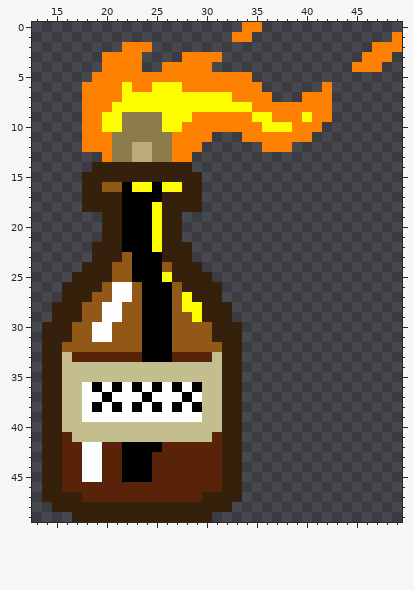
A pixel-art sprite gets an edit: GameFrame/img/bomba/molotov3.png. Above, as it was before the edit.
The file is 50x50 pixels. Colours within 5 levels of each other are drawn and written as one. Shown: x 13..49, y 0..49.
After the commit:
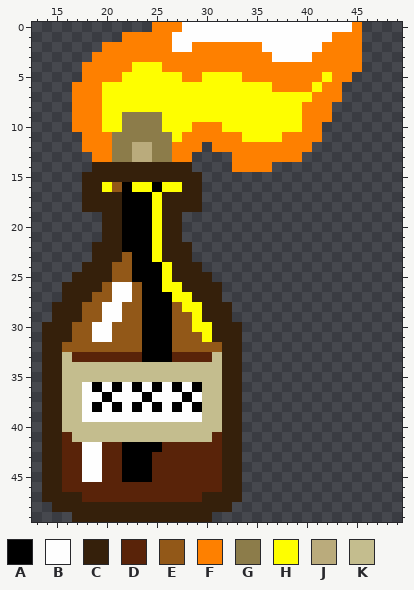
Palette (. is transparent): A #000000  B #fefefe  C #35200b  D #592309  E #925818  F #fe8000  G #8c7c4a  H #fefe00  J #baab7c  K #c4bd8e
Changes in this commit:
@@ x 13..49 @@
- 0 .....................FF..............
- 1 ....................FF..............F
- 2 .........FFF......................FFF
- 3 .......FFFF....FFFF..............FFF.
- 4 .......FFFF..FFFFF..............FFF..
- 5 ......FFFFFFFFFFFFFFFF...............
- 6 .....FFFFHFFHHHFFFFFFFF......F.......
- 7 .....FFFFHHHHHHHHHHHFFFF...FFF.......
- 8 .....FFFHHHHHHHHHHHHHHFFFFFFFF.......
- 9 .....FFHHGGGGHHHFFFFFFHHFFFHFF.......
-10 .....FFHHGGGGHHFFFFFFFFHHHFFF........
-11 .....FFFGGGGGGFFFF...FFFFFFF.........
-12 .....FFFGGJJGGFFF......FFF...........
-13 .......FGGJJGGFF.....................
-14 ......CCCCCCCCCC.....................
+ 0 ............FFFBBBBBBBBBBBBBBBBBF....
+ 1 .........FFFFFBBBBBBBBBBBBBBBBFFF....
+ 2 .......FFFFFFFBBFFFFFFFBBBBBBFFFF....
+ 3 ......FFFFFFFFFFFFFFFFFFBBBBFFFFF....
+ 4 .....FFFFFHHHFFFFFFFFFFFFFFFFFFFF....
+ 5 .....FFFFHHHHHHFFHHHHFFFFFFFFHFF.....
+ 6 ....FFFHHHHHHHHHHHHHHHHHFFFFHFF......
+ 7 ....FFFHHHHHHHHHHHHHHHHHHHHHFFF......
+ 8 ....FFFHHHHHHHHHHHHHHHHHHHHFFF.......
+ 9 ....FFFHHGGGGHHHHHHHHHHHHHHFFF.......
+10 ....FFFHHGGGGHHHFFFHHHHHHHHFF........
+11 .....FFFGGGGGGHFFFFFFHHHHFFFF........
+12 .....FFFGGJJGGFFF.FFFFFFFFFF.........
+13 ......FFGGJJGGFF....FFFFFFF..........
+14 ......CCCCCCCCCC....FFFF.............
 15 .....CCCCCCCCCCCC....................
-16 .....CCEEAHHAHHCC....................
-17 .....CCCCAAAACCCC....................
+16 .....CCHEAHHAHHCC....................
+17 .....CCCCAAAHCCCC....................
 18 .....CCCCAAAHCCCC....................
@@ x 23..32 @@
 22 AAHCCC....
-23 AAACCC....
-24 AAAECCC...
+23 AAHCCC....
+24 AAAHCCC...
 25 AAAHCCCC..
-26 EAAAECCCC.
-27 EAAAEHCCC.
+26 EAAHHCCCC.
+27 EAAAHHCCC.
 28 EAAAEHHCCC
 29 EAAAEEHCCC
-30 EAAAEEEECC
-31 EAAAEEEECC
+30 EAAAEEHHCC
+31 EAAAEEEHCC
 32 EAAAEEEEEC
Changed places in both pictures, as pixel boxes (x1, y1, x2, y2):
changed: (72, 22, 402, 192)
changed: (152, 192, 162, 202)
changed: (152, 252, 212, 342)
